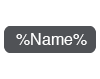
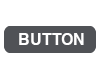
Layered file, before and after one edit (100x79). Changes by layer:
added layer "BUTTON" above "%Name%" over [19, 33, 84, 45]
hid "%Name%" over [16, 33, 87, 45]
added layer "bg" over [16, 33, 87, 45]
